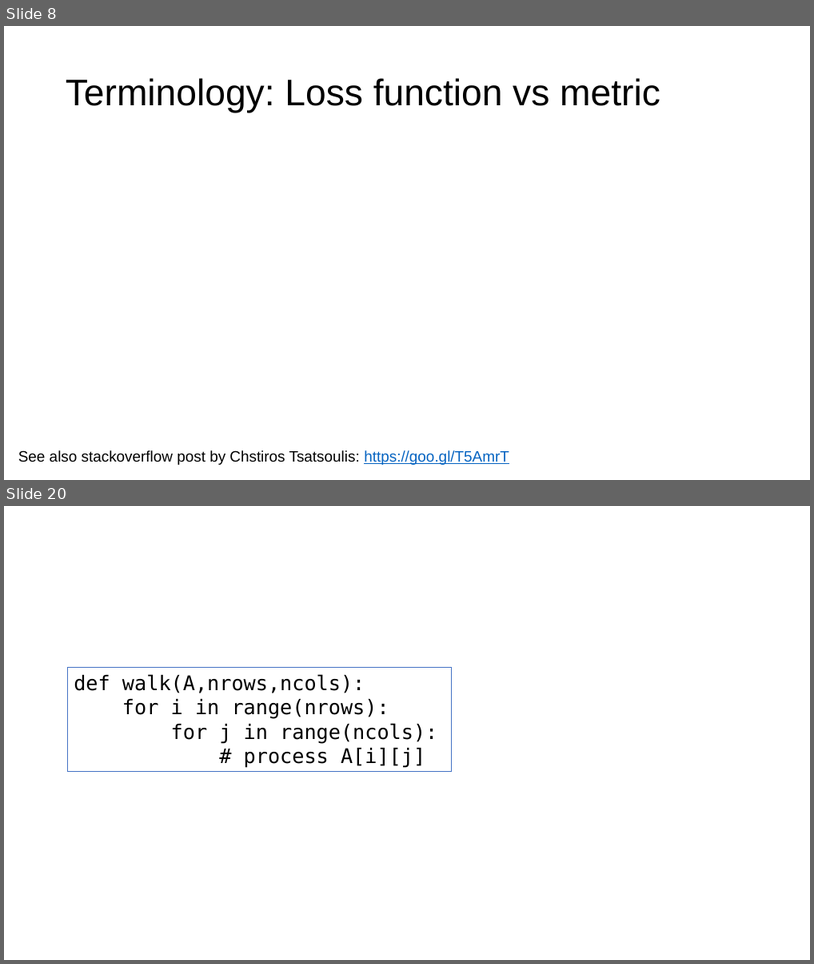
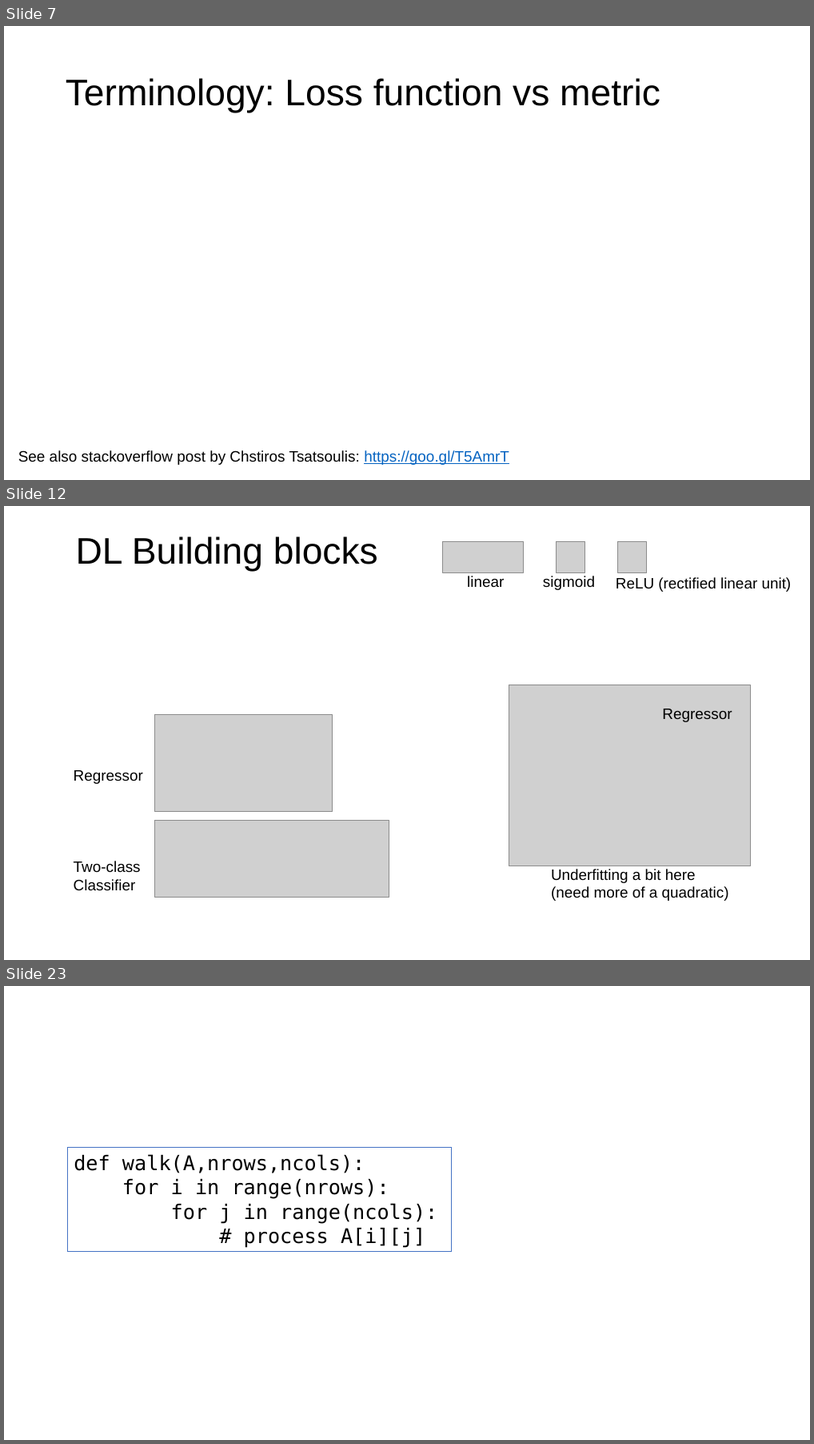
Before and after one commit to parrt/fundamentals-of-deep-learning, a slide deck: lectures/intro.pptx. Shown one above the other, each under a label of ours: slides 8 and 20 before the commit, slides 7, 12 and 23 after it; the slides between them are not shown. The pictures are 814x964 and 814x1444 pixels, drawn with LibreOffice and Linux fonts; fonts in the diff are those of the drawing; grey boxes stand for pictures; background and template pictures are left out. Boxes give left, top, right and bottom in pixels: in the first picture for what was removed or moved away, otherwise in the second. Text is boxed around its words. In the diff, an @@ line names an element or a change of style, - is before the commit and + after.

```diff
--- a/lectures/intro.pptx
+++ b/lectures/intro.pptx
@@ slide 12 added at (4, 506, 810, 960), background #FFFFFF @@
@@ title added at (76, 536, 378, 571), 44 pt, text #000000 @@
+DL Building blocks
@@ picture added at (443, 542, 524, 572) @@
@@ picture added at (556, 542, 585, 572) @@
@@ picture added at (618, 542, 646, 572) @@
@@ text added at (467, 576, 504, 588), 18 pt, text #000000 @@
+linear
@@ text added at (543, 576, 595, 590), 18 pt, text #000000 @@
+sigmoid
@@ text added at (616, 577, 792, 592), 18 pt, text #000000 @@
+ReLU (rectified linear unit)
@@ picture added at (509, 684, 751, 866) @@
@@ picture added at (154, 715, 333, 812) @@
@@ text added at (662, 708, 732, 722), 18 pt, text #000000 @@
+Regressor
@@ text added at (74, 770, 143, 784), 18 pt, text #000000 @@
+Regressor
@@ picture added at (154, 820, 390, 896) @@
@@ text added at (74, 860, 141, 891), 18 pt, text #000000 @@
+Two-class
+Classifier
@@ text added at (551, 868, 730, 900), 18 pt, text #000000 @@
+Underfitting a bit here
+(need more of a quadratic)
@@ what was slide 8 is now slide 7 @@
@@ what was slide 20 is now slide 23 @@
```
Also in this commit, not shown: 13 slides changed, 6 other slides added, 4 slides removed, 8 other files.
